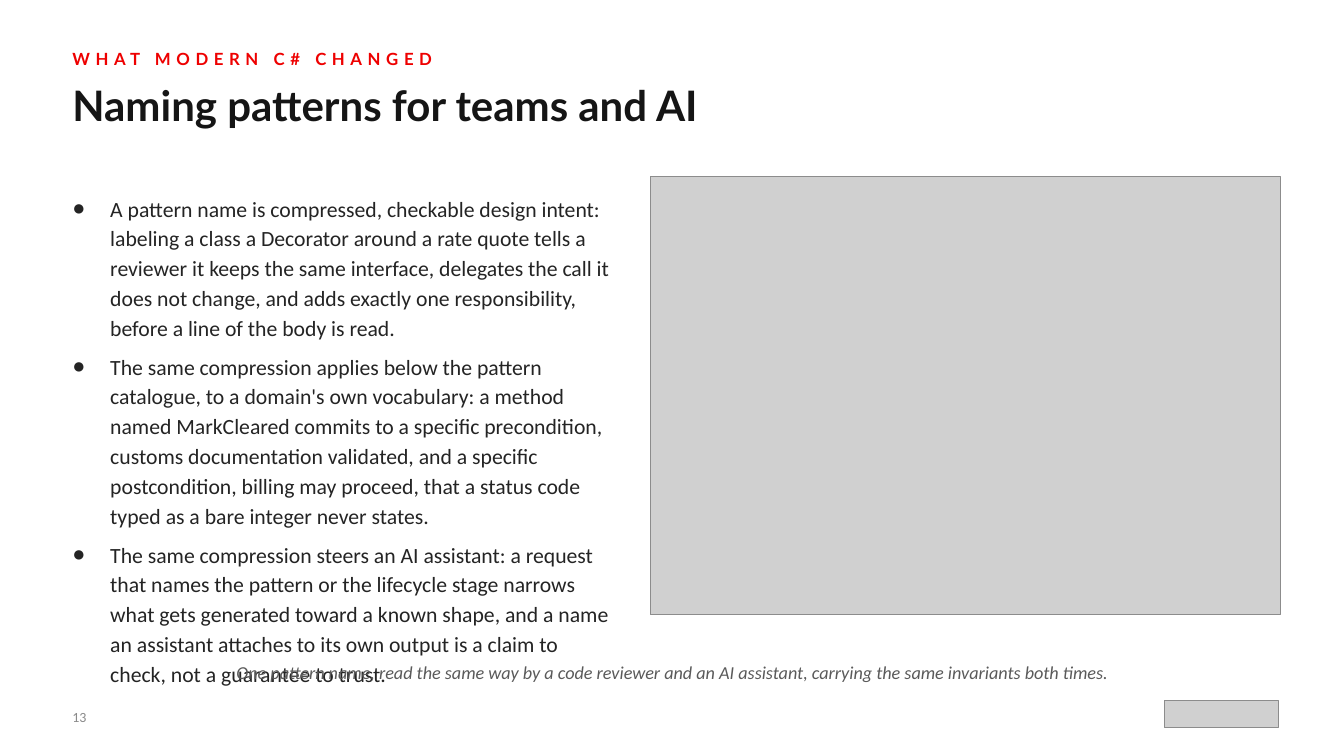
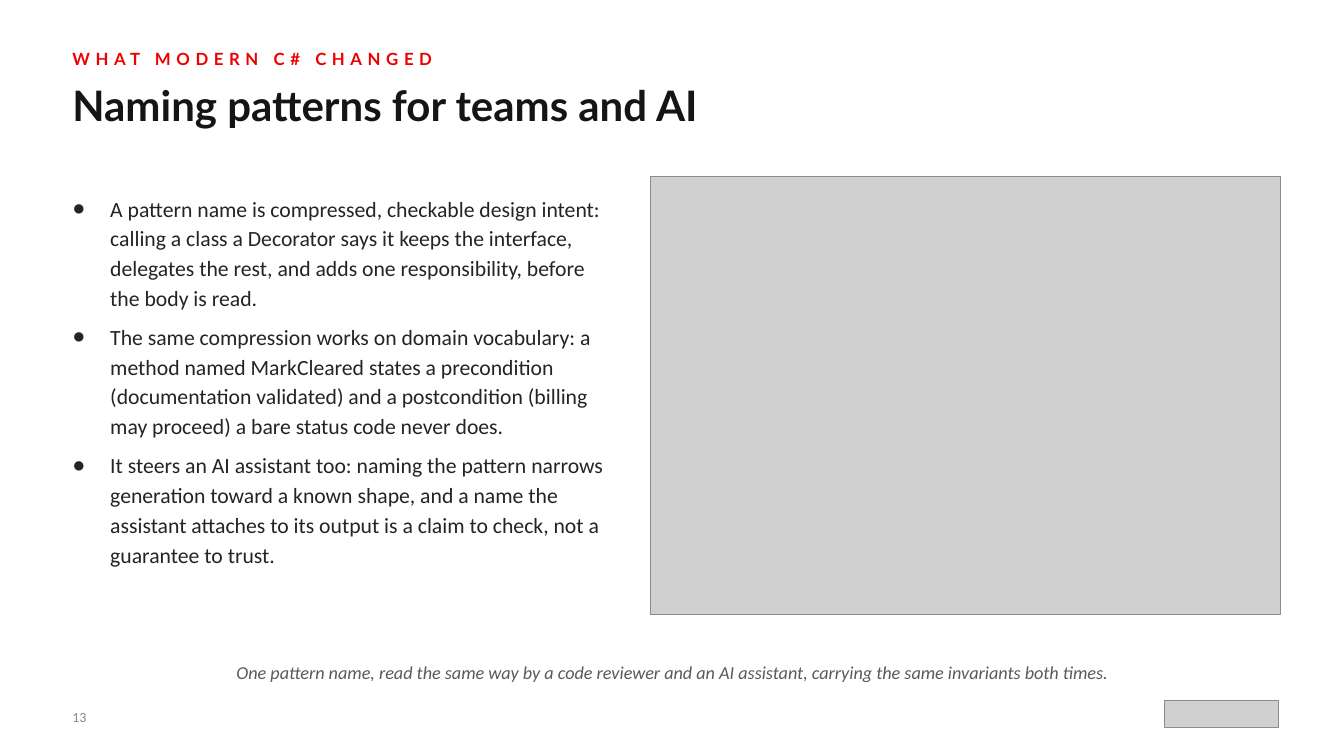
Before and after one commit to patterncatalyst/csharp-design-patterns, a slide deck: slide 13 of presentation/csharp-design-patterns-101-patterns-and-solid.pptx. Drawn at 1344x756 pixels with LibreOffice and Linux fonts; fonts in the diff are those of the drawing; grey boxes stand for pictures. Boxes give left, top, right and bottom in pixels: in the first picture for what was removed or moved away, otherwise in the second. Text is boxed around its words. In the diff, an @@ line names an element or a change of style, - is before the commit and + after.

```diff
--- a/presentation/csharp-design-patterns-101-patterns-and-solid.pptx
+++ b/presentation/csharp-design-patterns-101-patterns-and-solid.pptx
@@ text at <box>110,202,603,567</box>: text changed @@
-● A pattern name is compressed, checkable design intent: labeling a class a Decorator around a rate quote tells a reviewer it keeps the same interface, delegates the call it does not change, and adds exactly one responsibility, before a line of the body is read.
-● The same compression applies below the pattern catalogue, to a domain's own vocabulary: a method named MarkCleared commits to a specific precondition, customs documentation validated, and a specific postcondition, billing may proceed, that a status code typed as a bare integer never states.
-● The same compression steers an AI assistant: a request that names the pattern or the lifecycle stage narrows what gets generated toward a known shape, and a name an assistant attaches to its own output is a claim to check, not a guarantee to trust.
+● A pattern name is compressed, checkable design intent: calling a class a Decorator says it keeps the interface, delegates the rest, and adds one responsibility, before the body is read.
+● The same compression works on domain vocabulary: a method named MarkCleared states a precondition (documentation validated) and a postcondition (billing may proceed) a bare status code never does.
+● It steers an AI assistant too: naming the pattern narrows generation toward a known shape, and a name the assistant attaches to its output is a claim to check, not a guarantee to trust.
```
Also in this commit, not shown: 4 other slides changed, 1 other file.
